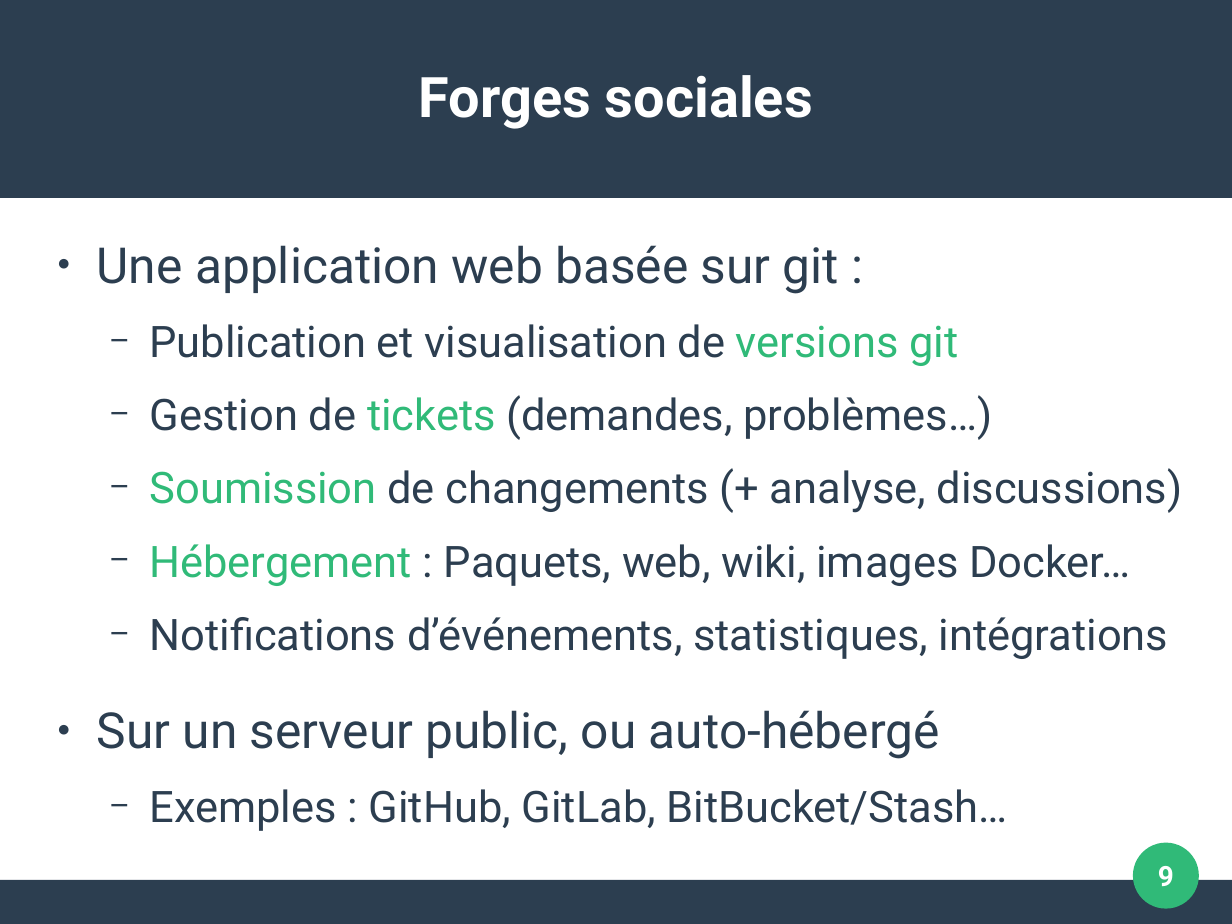
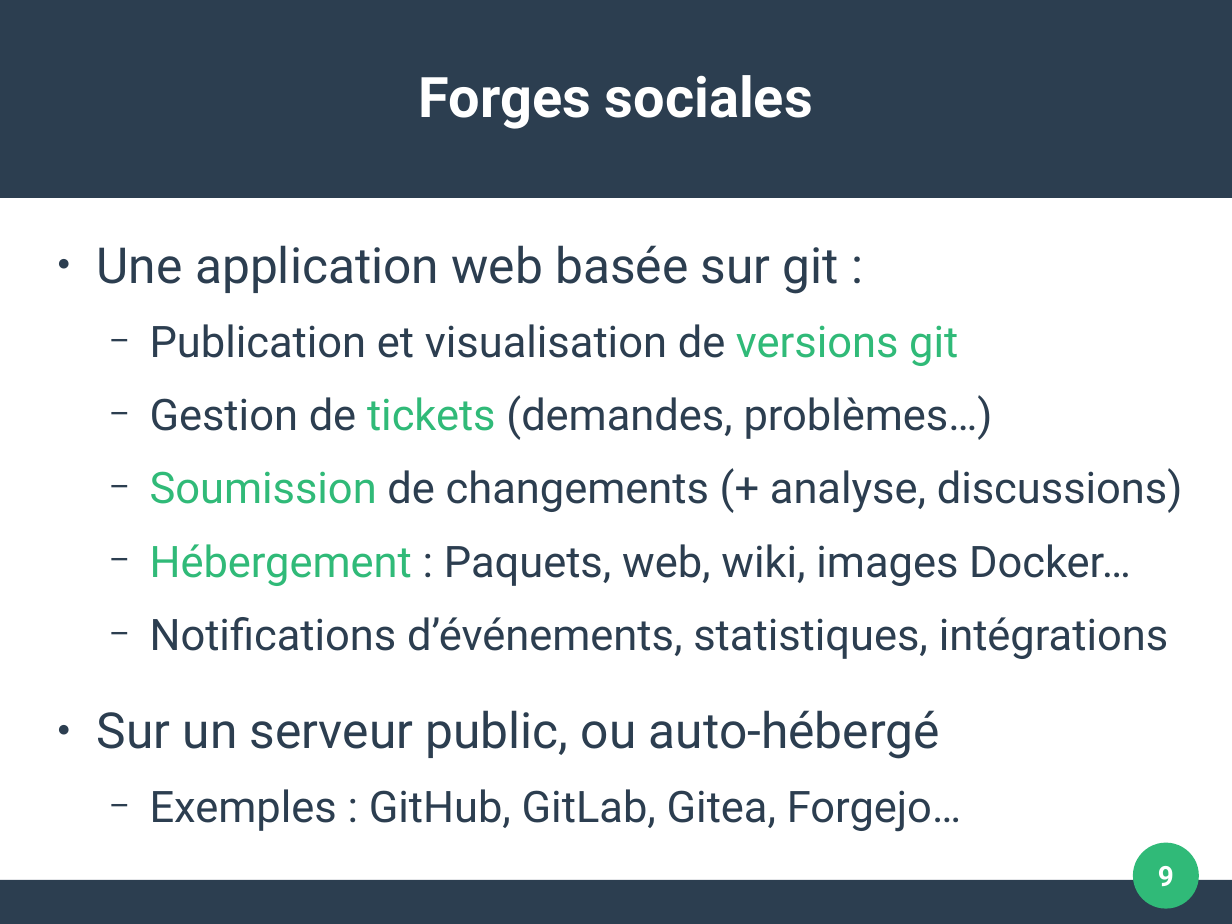
Before and after one commit to pushou/formation-git, a slide deck: slide 9 of Pres1-Introduction.odp. Drawn at 1232x924 pixels with LibreOffice and Linux fonts; fonts in the diff are those of the drawing. Boxes give left, top, right and bottom in pixels: in the first picture for what was removed or moved away, otherwise in the second. Text is boxed around its words. In the diff, an @@ line names an element or a change of style, - is before the commit and + after.

```diff
--- a/Pres1-Introduction.odp
+++ b/Pres1-Introduction.odp
@@ text at bbox=[150, 789, 961, 832]: text changed @@
-  − Exemples : GitHub, GitLab, BitBucket/Stash…
+  − Exemples : GitHub, GitLab, Gitea, Forgejo…
```
Also in this commit, not shown: 3 other slides changed, 6 other files.
